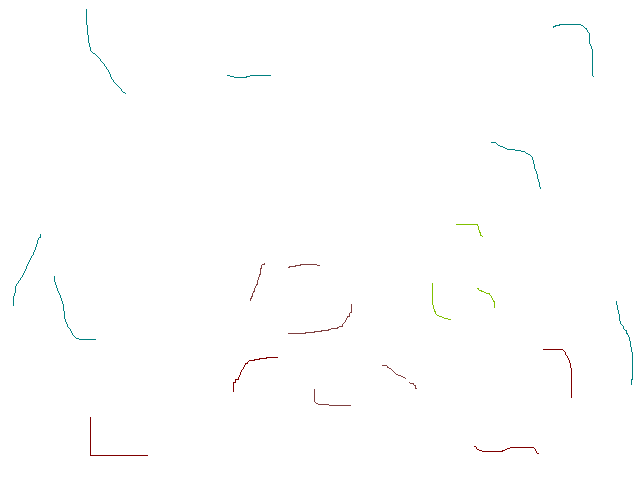
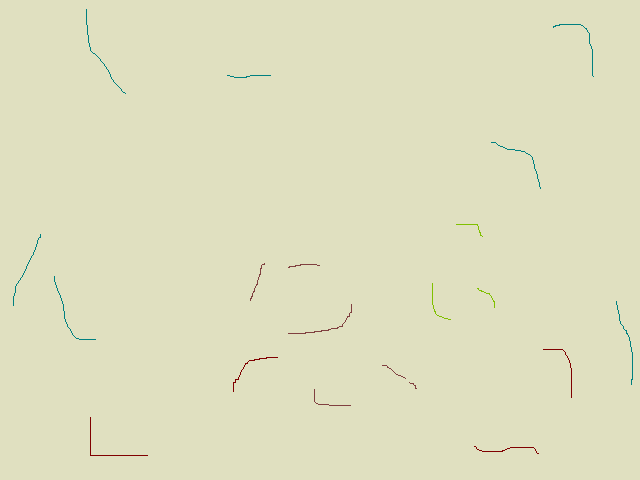
Two versions of the same layered image (640 × 480). Layer-by-layer changes:
painted on "Background" over [0, 0, 640, 480]
painted on "23_randomLow.png" over [0, 0, 640, 480]
